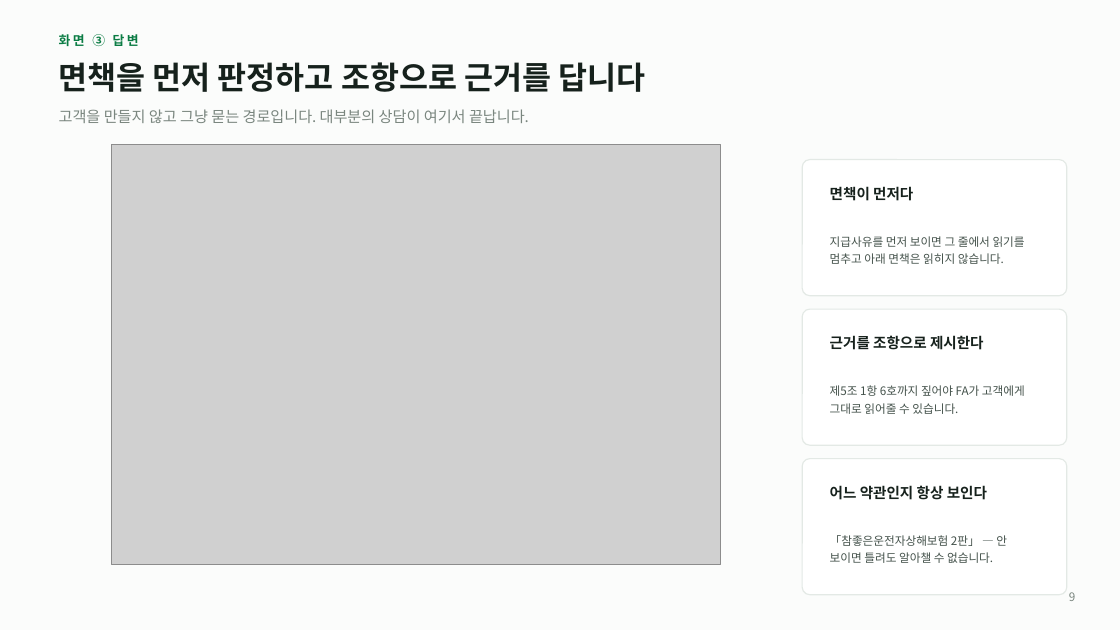
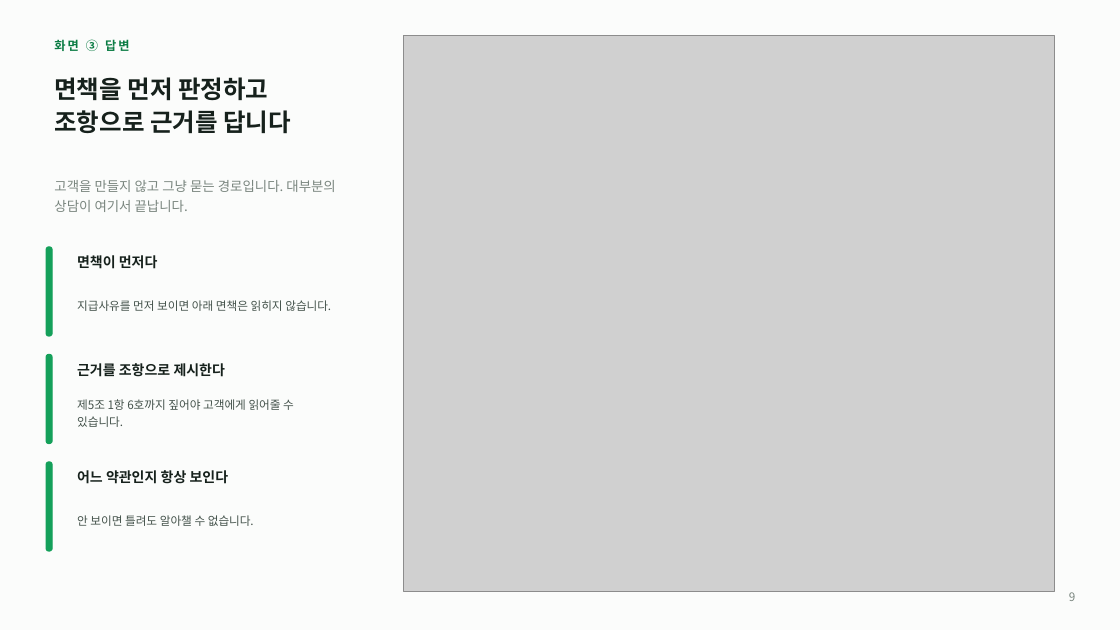
Before and after one commit to acathy870928-hash/chacha6377, a slide deck: slide 9 of docs/Insurance_AI_상담설계.pptx. Drawn at 1120x630 pixels with LibreOffice and Linux fonts; fonts in the diff are those of the drawing; grey boxes stand for pictures. Boxes give left, top, right and bottom in pixels: in the first picture for what was removed or moved away, otherwise in the second. Text is boxed around its words. In the diff, an @@ line names an element or a change of style, - is before the commit and + after.

```diff
--- a/docs/Insurance_AI_상담설계.pptx
+++ b/docs/Insurance_AI_상담설계.pptx
@@ text "면책을 먼저 판정하고 조항으로 근거를 ..." at (54,77,291,134): size 27 to 21 pt; line spacing 1 to 28pt @@
@@ text "화면 ③ 답변" at (54,39,130,51): size 11 to 10.5 pt, letter spacing 2 to 1.8 pt @@
@@ picture added at (403,35,1054,592) @@
@@ picture removed at (111,145,720,565) @@
@@ text "고객을 만들지 않고 그냥 묻는 ...": place and size @@
-text "고객을 만들지 않고 그냥 묻는 ..." at (59,109,529,123)
+text "고객을 만들지 않고 그냥 묻는 ..." at (54,180,335,212)
@@ text "고객을 만들지 않고 그냥 묻는 ..." at (54,180,335,212): size 13 to 11.5 pt; line spacing 1 to 17pt @@
@@ rounded rectangle removed at (802,160,1067,296) @@
@@ rounded rectangle added at (46,247,52,336), fill #14A05A, outline #14A05A 1 pt @@
@@ text "면책이 먼저다": place and size @@
-text "면책이 먼저다" at (830,186,913,201)
+text "면책이 먼저다" at (77,255,158,269)
@@ text at (77,300,331,311): text changed @@
-지급사유를 먼저 보이면 그 줄에서 읽기를 멈추고 아래 면책은 읽히지 않습니다.
+지급사유를 먼저 보이면 아래 면책은 읽히지 않습니다.
@@ rounded rectangle removed at (802,309,1067,445) @@
@@ rounded rectangle added at (46,355,52,444), fill #14A05A, outline #14A05A 1 pt @@
@@ text "근거를 조항으로 제시한다": place and size @@
-text "근거를 조항으로 제시한다" at (830,335,984,350)
+text "근거를 조항으로 제시한다" at (77,363,225,377)
@@ text at (77,399,294,427): text changed @@
-제5조 1항 6호까지 짚어야 FA가 고객에게 그대로 읽어줄 수 있습니다.
+제5조 1항 6호까지 짚어야 고객에게 읽어줄 수 있습니다.
@@ rounded rectangle added at (46,462,52,551), fill #14A05A, outline #14A05A 1 pt @@
@@ size 12.5 to 12 pt in 3 elements at (77,255,158,269), (77,363,225,377), (77,470,229,484) @@
@@ text "어느 약관인지 항상 보인다": place and size @@
-text "어느 약관인지 항상 보인다" at (830,485,987,500)
+text "어느 약관인지 항상 보인다" at (77,470,229,484)
@@ rounded rectangle removed at (802,459,1067,595) @@
@@ text at (77,515,254,526): text changed @@
-「참좋은운전자상해보험 2판」 — 안 보이면 틀려도 알아챌 수 없습니다.
+안 보이면 틀려도 알아챌 수 없습니다.
```
Also in this commit, not shown: 6 other slides changed, 5 other files.
